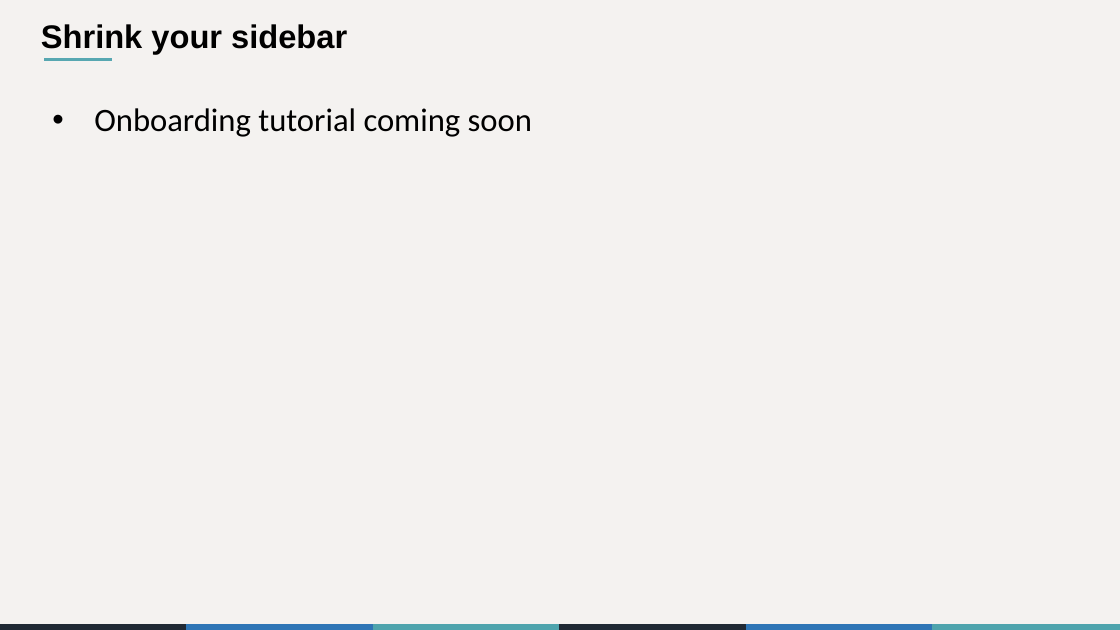
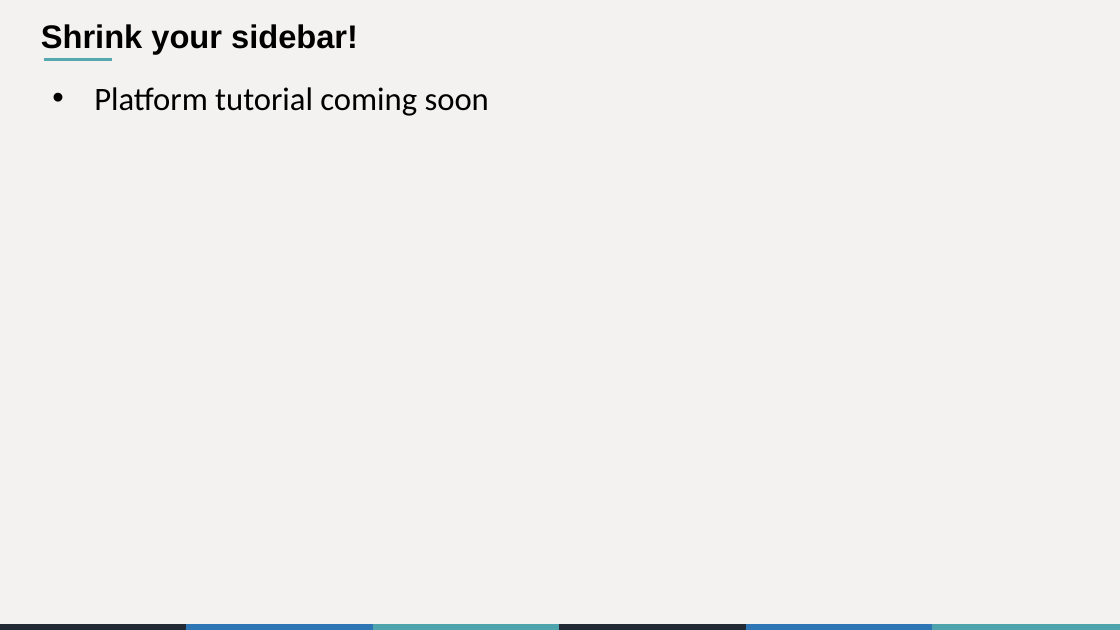
Before and after one commit to the-graph-courses/rbp_cohort_0_materials, a slide deck: slide 8 of week_03/slides/rbp_workshop_03.pptx. Drawn at 1120x630 pixels with LibreOffice and Linux fonts; fonts in the diff are those of the drawing. Boxes give left, top, right and bottom in pixels: in the first picture for what was removed or moved away, otherwise in the second. Text is boxed around its words. In the diff, an @@ line names an element or a change of style, - is before the commit and + after.

```diff
--- a/week_03/slides/rbp_workshop_03.pptx
+++ b/week_03/slides/rbp_workshop_03.pptx
@@ text at (41,24,358,54): text changed @@
-Shrink your sidebar
+Shrink your sidebar!
@@ text at (94,87,489,116): text changed @@
-• Onboarding tutorial coming soon
+• Platform tutorial coming soon
```
Also in this commit, not shown: 6 other slides changed, 1 slide added, 7 other files.
